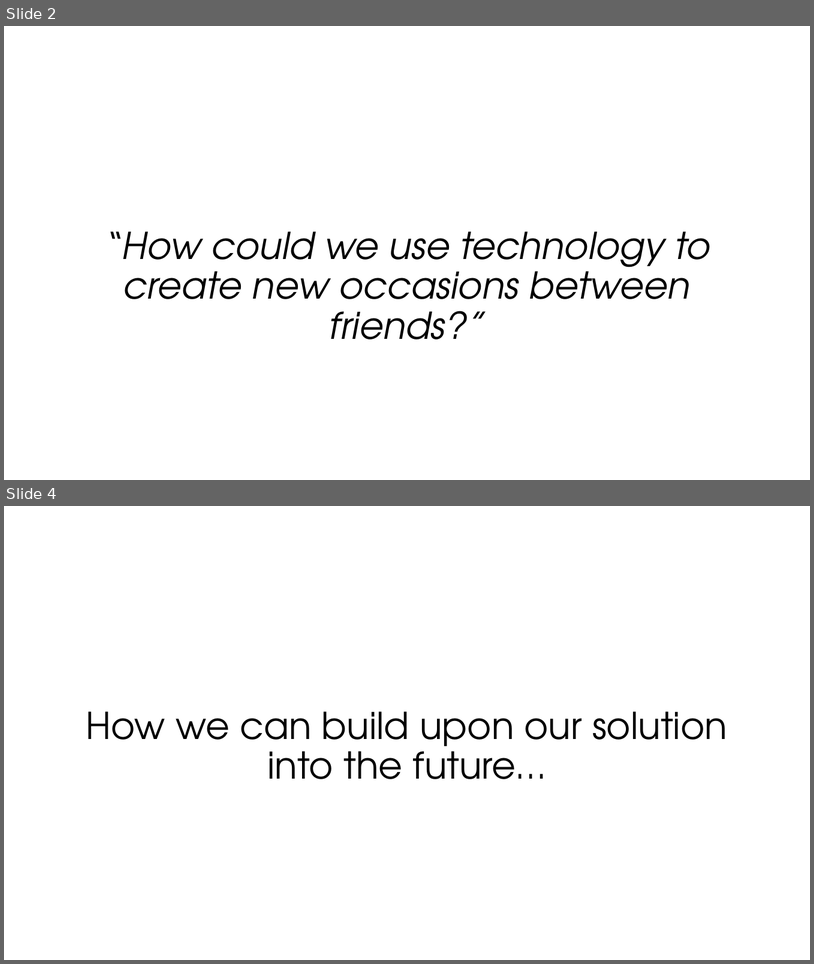
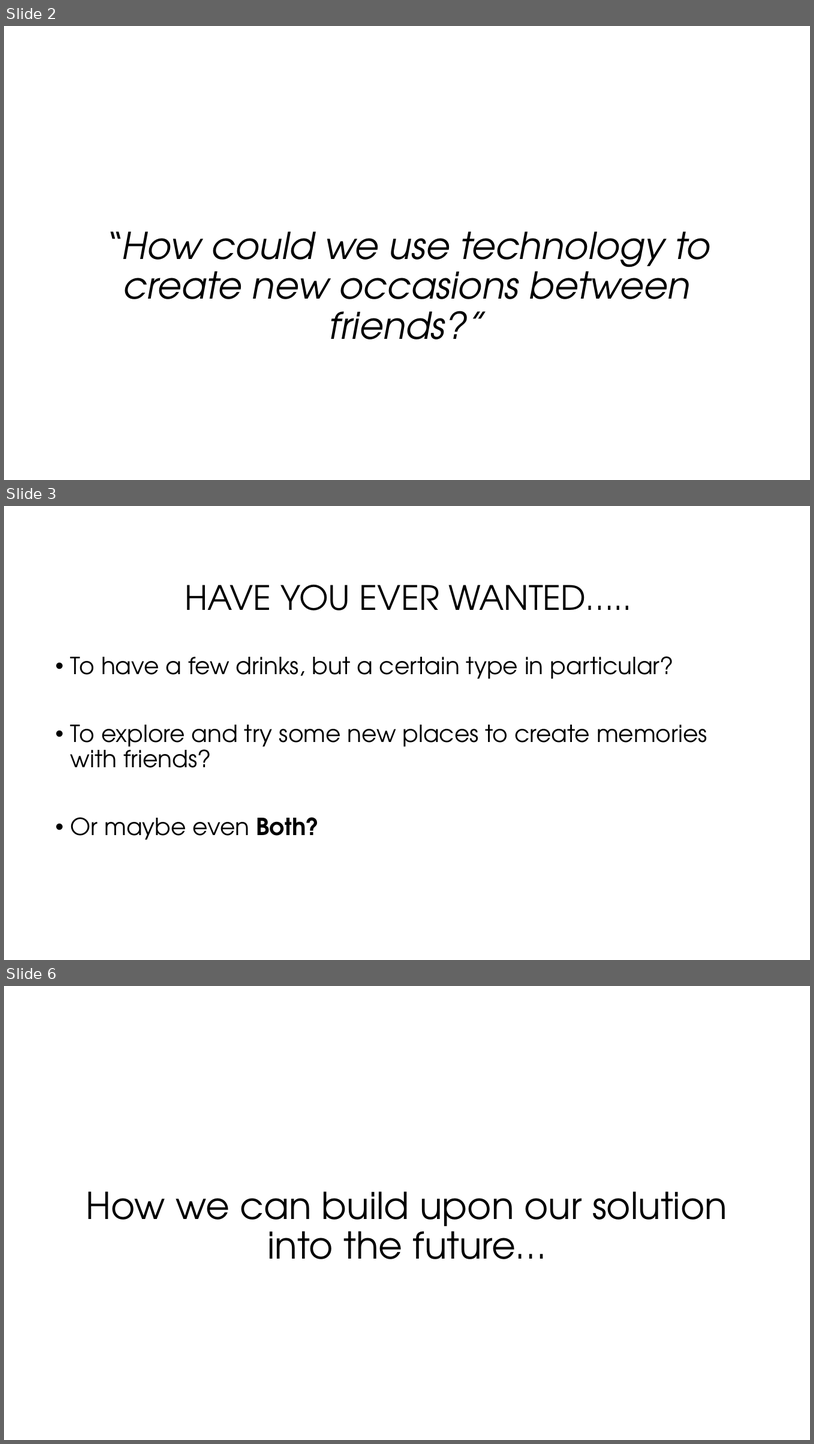
Before and after one commit to HamishBuckmaster/BAU-Hackathon, a slide deck: BnB Pitch (FINAL).pptx. Shown one above the other, each under a label of ours: slides 2 and 4 before the commit, slides 2, 3 and 6 after it; the slides between them are not shown. The pictures are 814x964 and 814x1444 pixels, drawn with LibreOffice and Linux fonts; fonts in the diff are those of the drawing; background and template pictures are left out. Boxes give left, top, right and bottom in pixels: in the first picture for what was removed or moved away, otherwise in the second. Text is boxed around its words. In the diff, an @@ line names an element or a change of style, - is before the commit and + after.

```diff
--- a/BnB Pitch (FINAL).pptx
+++ b/BnB Pitch (FINAL).pptx
@@ slide 3 added at (4, 506, 810, 960), background #FFFFFF @@
@@ title added at (185, 585, 632, 610), 40 pt, text #000000 @@
+HAVE YOU EVER WANTED…..
@@ text added at (71, 656, 708, 840), 28 pt, text #000000 @@
+• To have a few drinks, but a certain type in particular?
+• To explore and try some new places to create memories with friends?
+• Or maybe even Both?
@@ what was slide 4 is now slide 6 @@
```
Also in this commit, not shown: 2 other slides added, 1 slide removed.
